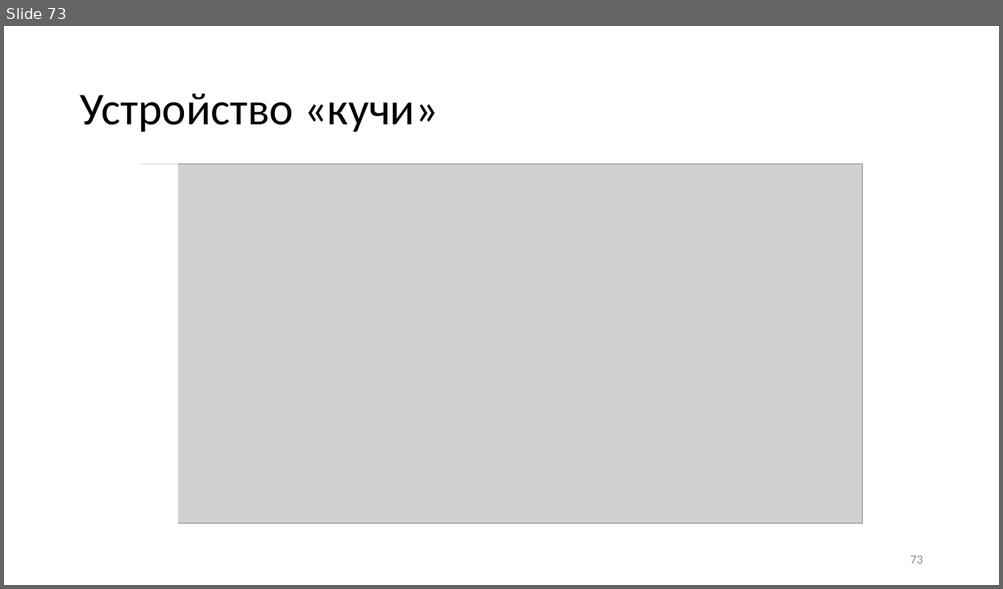
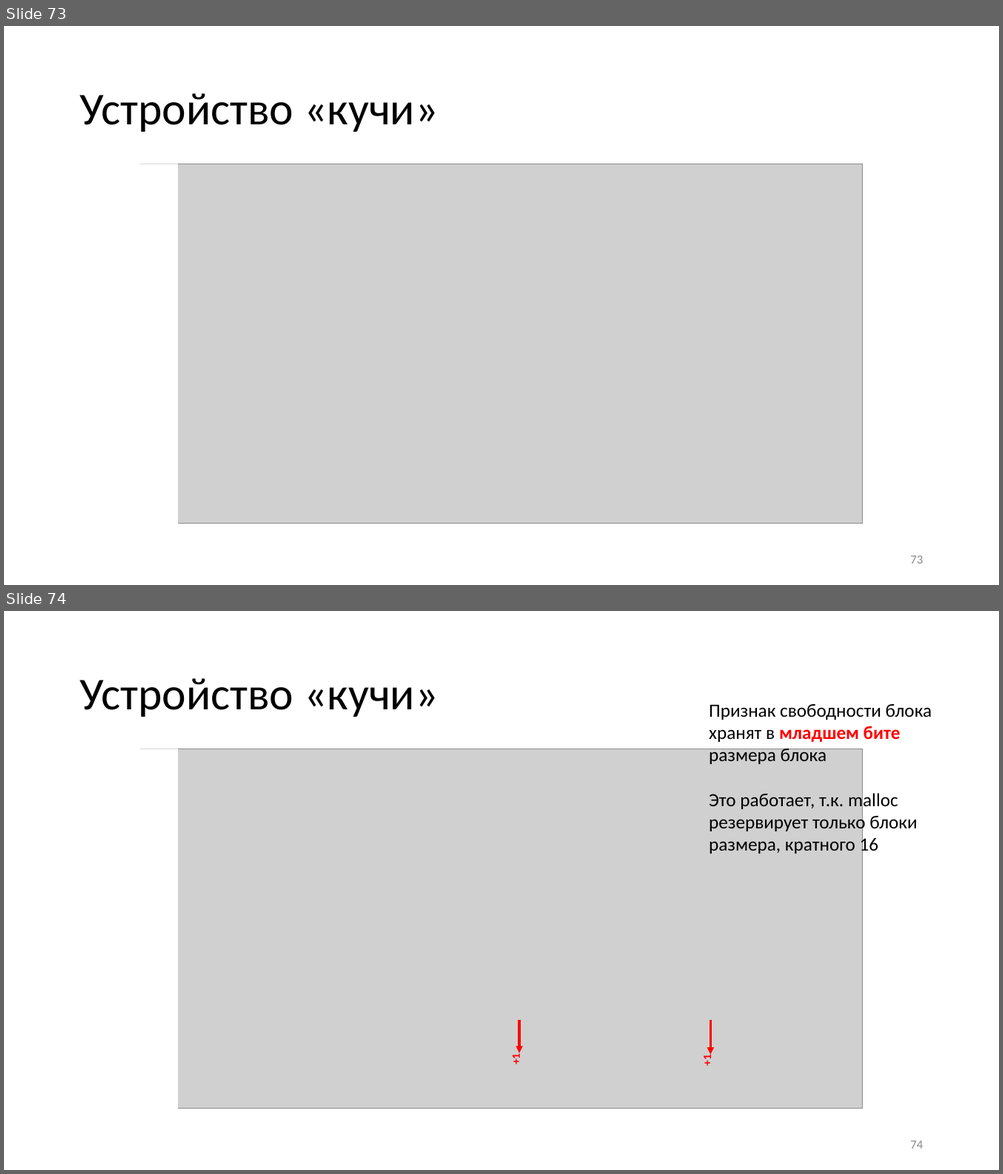
Before and after one commit to Evgueni-Petrov-aka-espetrov/Algorithms-and-Programming-in-C-pptx, a slide deck: 06.5 Размещение типов в памяти.pptx. Shown one above the other, each under a label of ours: slide 73 before the commit, slides 73 and 74 after it. The pictures are 1003x589 and 1003x1174 pixels, drawn with LibreOffice and Linux fonts; fonts in the diff are those of the drawing; grey boxes stand for pictures. Boxes give left, top, right and bottom in pixels: in the first picture for what was removed or moved away, otherwise in the second. Text is boxed around its words. In the diff, an @@ line names an element or a change of style, - is before the commit and + after.

Commit message:
уточнил про признак свободности

```diff
--- a/06.5 Размещение типов в памяти.pptx
+++ b/06.5 Размещение типов в памяти.pptx
@@ slide 74 added at box(4, 611, 999, 1170), background #FFFFFF @@
@@ title added at box(79, 678, 438, 717), 44 pt, text #000000 @@
+Устройство «кучи»
@@ text added at box(708, 704, 931, 856), 18 pt, text #000000 @@
+Признак свободности блока
+хранят в младшем бите
+размера блока
+Это работает, т.к. malloc
+резервирует только блоки
+размера, кратного 16
@@ rectangle added at box(73, 749, 178, 1132), fill #FFFFFF @@
@@ picture added at box(141, 749, 862, 1109) @@
@@ arrow added from (520, 1020) to (520, 1054), #FF0000 2.25 pt @@
@@ arrow added from (711, 1020) to (711, 1055), #FF0000 2.25 pt @@
@@ text added at box(509, 1054, 523, 1065), 11 pt, text #FF0000, bold @@
++1
@@ text added at box(700, 1056, 714, 1066), 11 pt, text #FF0000, bold @@
++1
@@ page number added at box(910, 1141, 922, 1149), 12 pt, text #8C8C8C @@
+74
```
